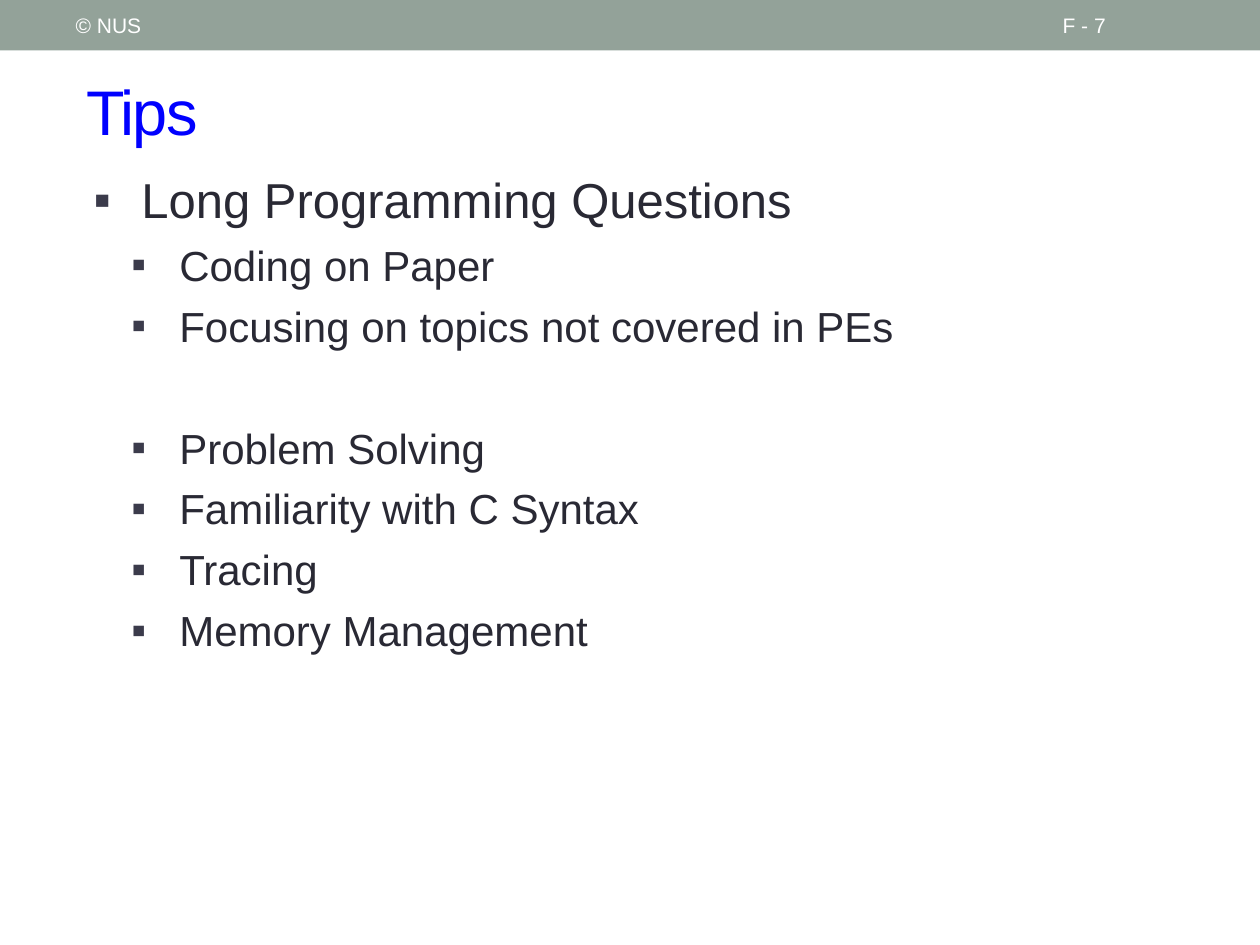
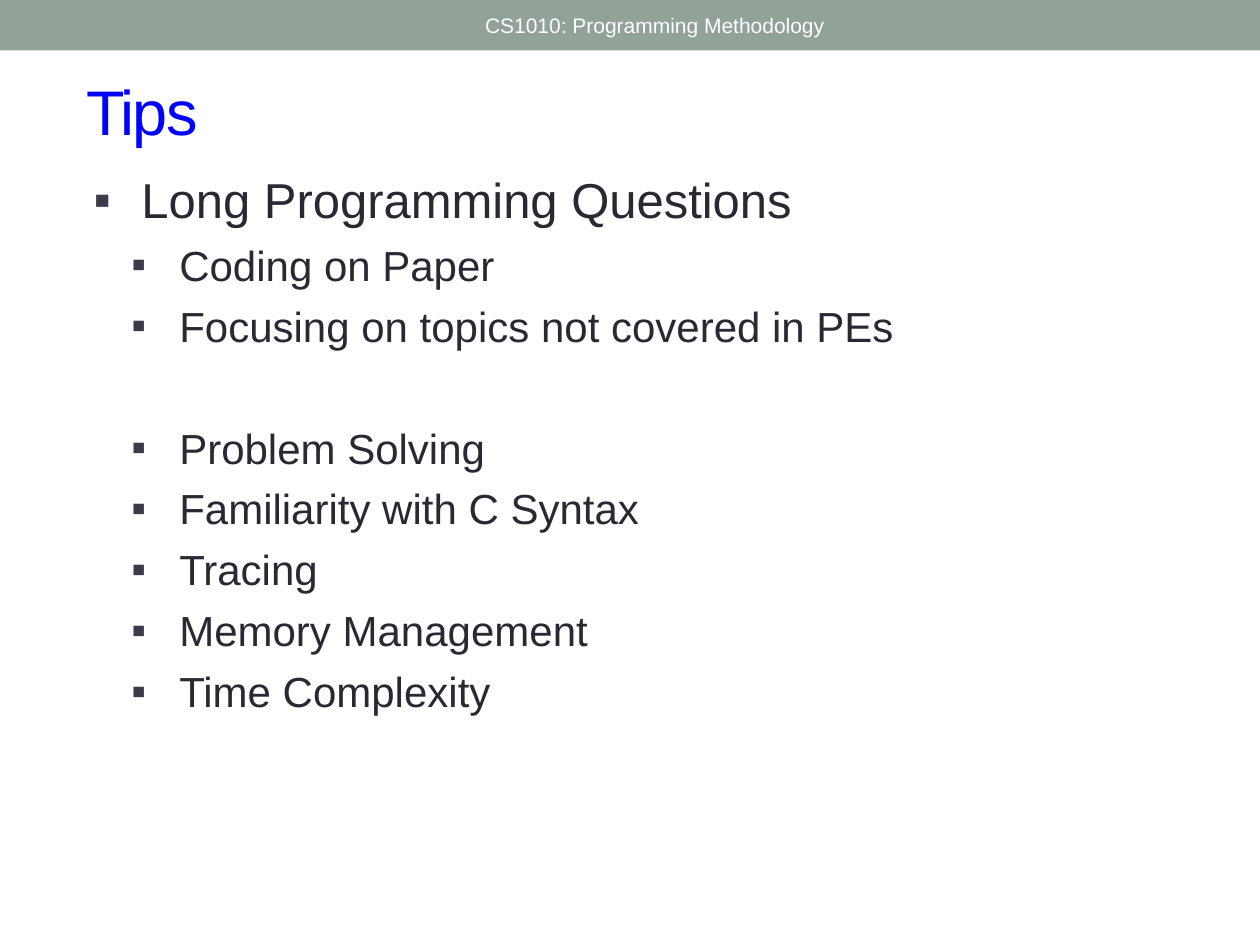
Before and after one commit to nus-cs1010-2425-s2/website, a slide deck: slide 7 of slides/Future.pptx. Drawn at 1260x945 pixels with LibreOffice and Linux fonts; fonts in the diff are those of the drawing. Boxes give left, top, right and bottom in pixels: in the first picture for what was removed or moved away, otherwise in the second. Text is boxed around its words. In the diff, an @@ line names an element or a change of style, - is before the commit and + after.

```diff
--- a/slides/Future.pptx
+++ b/slides/Future.pptx
@@ text removed at [97,18,141,33] @@
-© NUS
@@ text added at [485,18,824,37], 12 pt, text #FFFFFF @@
+CS1010: Programming Methodology
@@ page number removed at [1063,18,1106,33] @@
-F - 7
@@ text at [179,676,491,716]: paragraph added @@
+  ▪ Time Complexity
```
Also in this commit, not shown: 10 other slides changed, 1 slide added, 2 other files.
